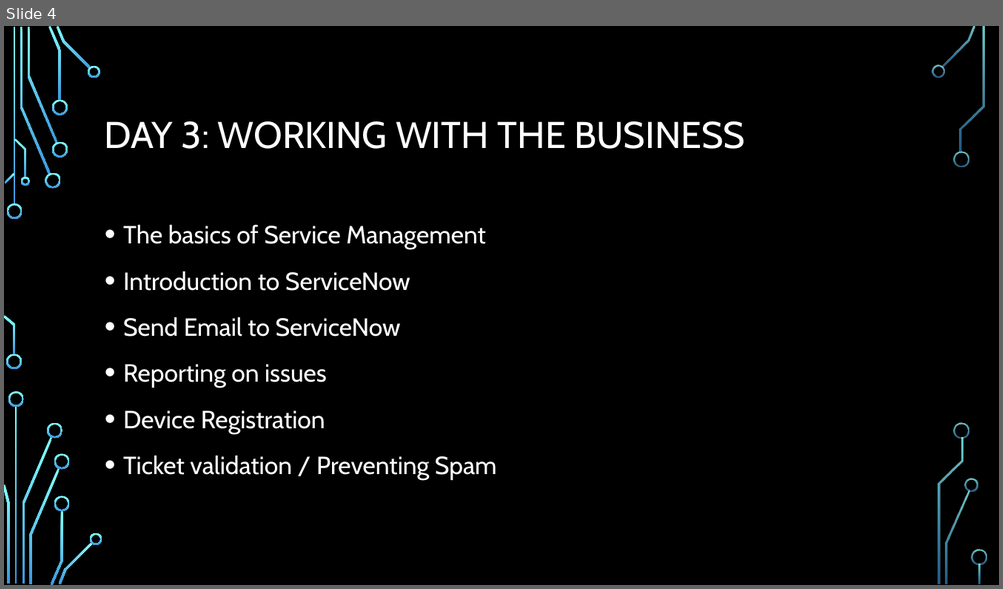
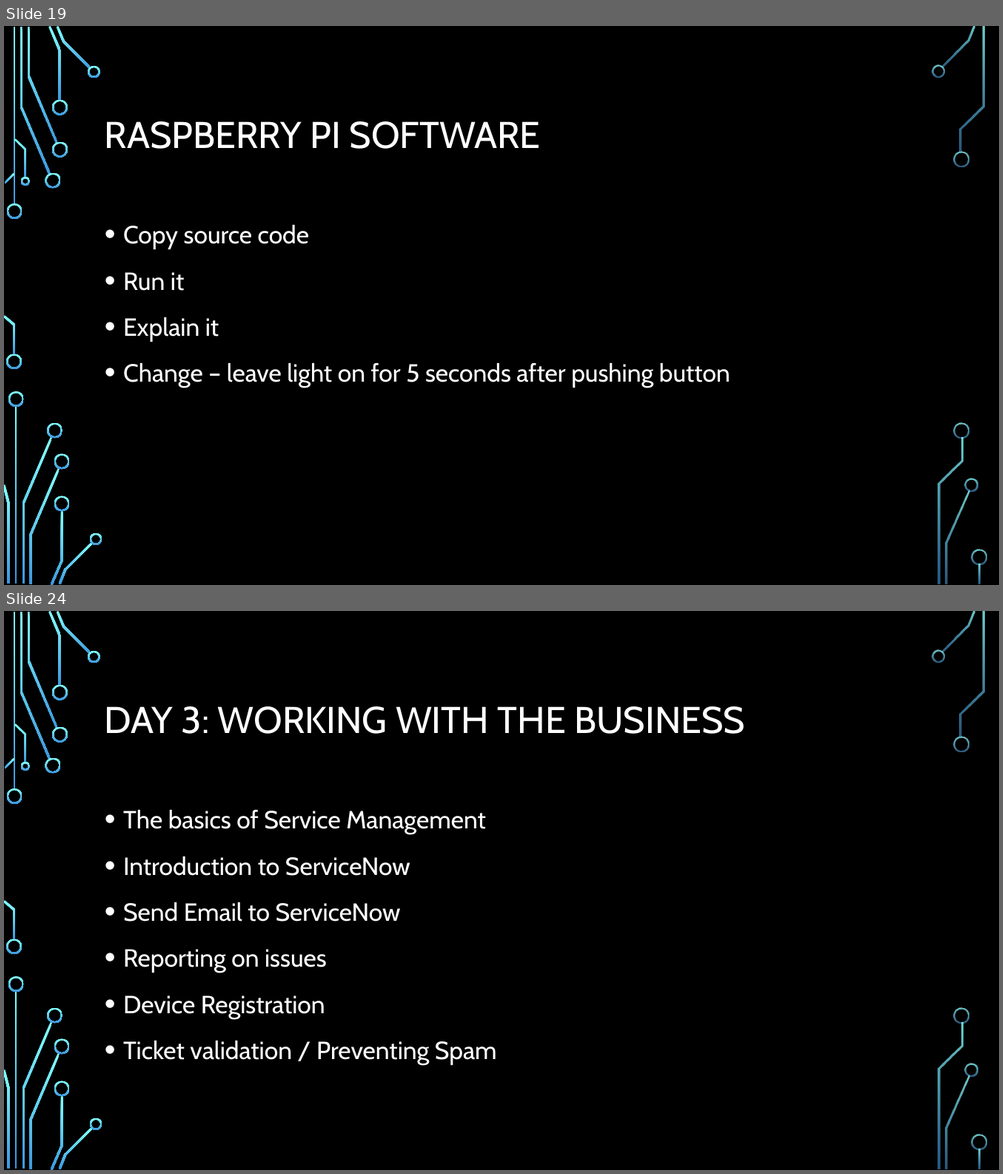
Before and after one commit to andrewjvelez/smap, a slide deck: docs/SMAP Materials Unbranded.pptx. Shown one above the other, each under a label of ours: slide 4 before the commit, slides 19 and 24 after it; the slides between them are not shown. The pictures are 1003x589 and 1003x1174 pixels, drawn with LibreOffice and Linux fonts; fonts in the diff are those of the drawing; background and template pictures are left out. Boxes give left, top, right and bottom in pixels: in the first picture for what was removed or moved away, otherwise in the second. Text is boxed around its words. In the diff, an @@ line names an element or a change of style, - is before the commit and + after.

```diff
--- a/docs/SMAP Materials Unbranded.pptx
+++ b/docs/SMAP Materials Unbranded.pptx
@@ slide 19 added at (4, 26, 999, 585), background picture (left out); not listed: 36 template elements that a slide beside it also shows @@
@@ title added at (105, 121, 540, 149), 36 pt, text #FFFFFF @@
+RASPBERRY PI SOFTWARE
@@ text added at (123, 224, 730, 388), 24 pt, text #FFFFFF @@
+• Copy source code
+• Run it
+• Explain it
+• Change – leave light on for 5 seconds after pushing button
@@ what was slide 4 is now slide 24 @@
```
Also in this commit, not shown: 1 slide changed, 24 other slides added.
